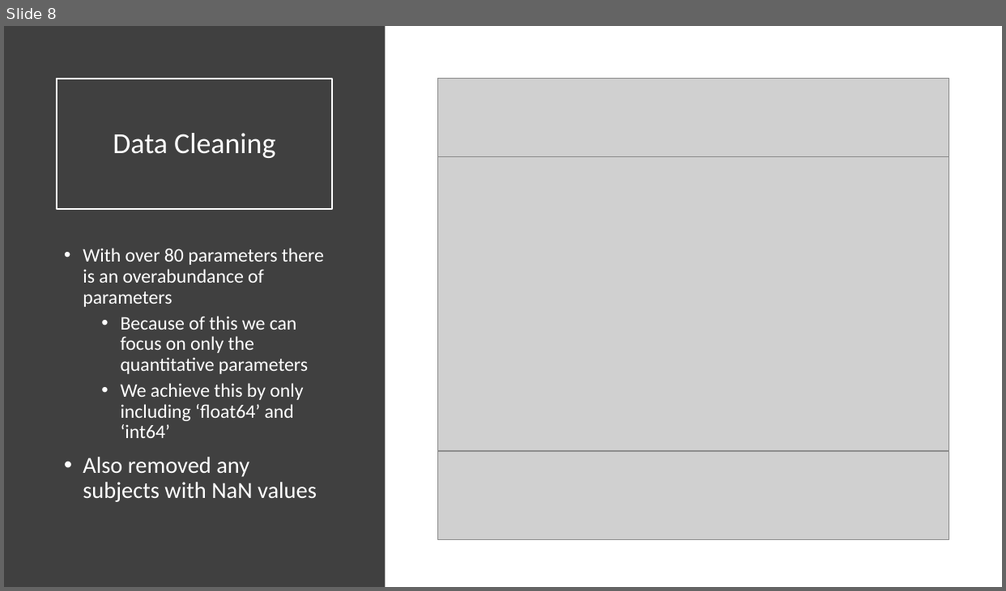
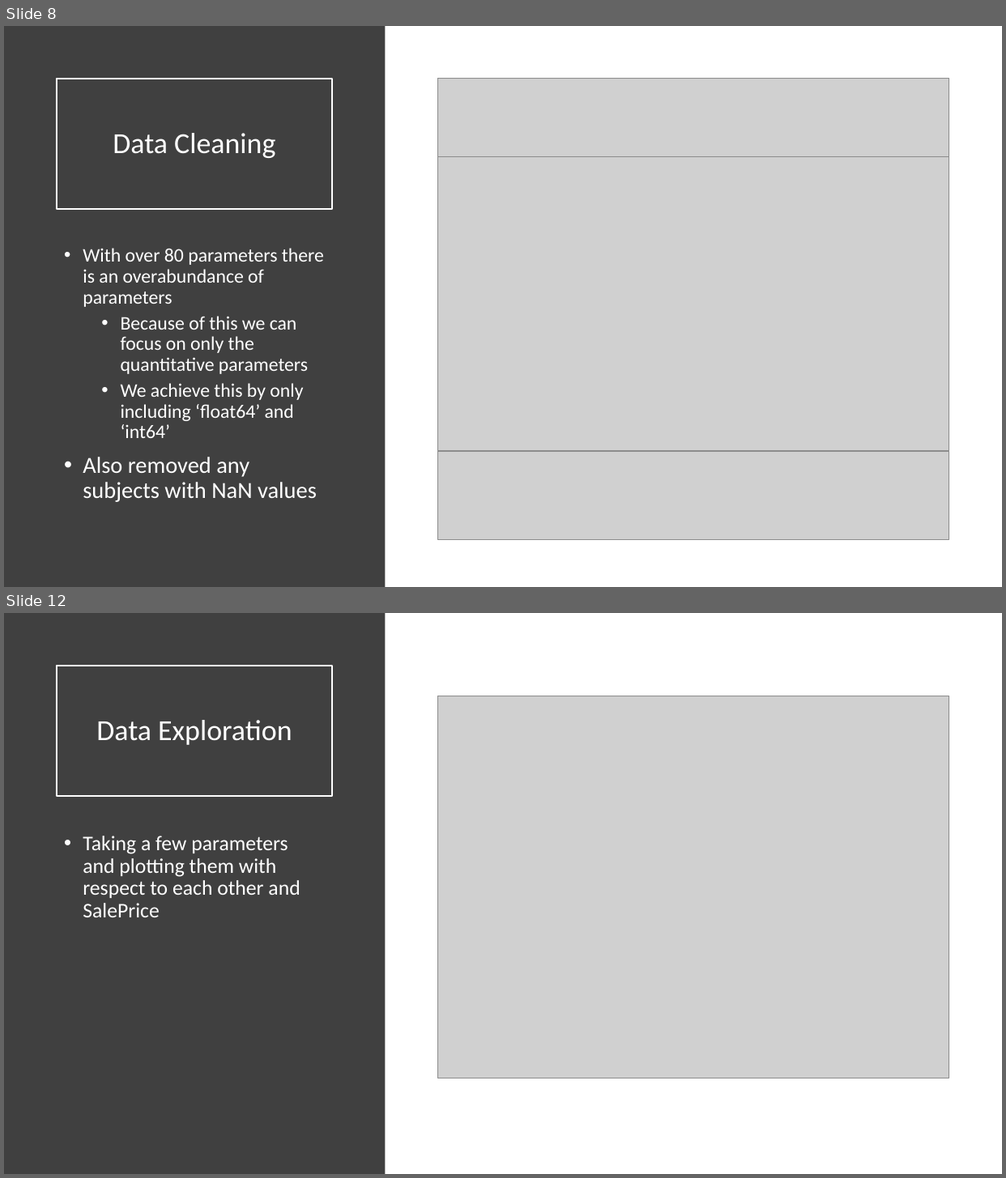
Before and after one commit to backmuda/BDA_511_Duff_Carter, a slide deck: Presentation.pptx. Shown one above the other, each under a label of ours: slide 8 before the commit, slides 8 and 12 after it; the slides between them are not shown. The pictures are 1006x591 and 1006x1178 pixels, drawn with LibreOffice and Linux fonts; fonts in the diff are those of the drawing; grey boxes stand for pictures. Boxes give left, top, right and bottom in pixels: in the first picture for what was removed or moved away, otherwise in the second. Text is boxed around its words. In the diff, an @@ line names an element or a change of style, - is before the commit and + after.

```diff
--- a/Presentation.pptx
+++ b/Presentation.pptx
@@ slide 12 added at (4,613,1002,1174), background #FFFFFF @@
@@ rectangle added at (4,613,385,1174), fill #404040 @@
@@ title added at (57,666,332,796), outline #FFFFFF 1.5 pt, 28 pt, text #FFFFFF @@
+Data Exploration
@@ picture added at (437,696,949,1079) @@
@@ text added at (83,836,300,918), 20 pt, text #FFFFFF @@
+• Taking a few parameters and plotting them with respect to each other and SalePrice
```
Also in this commit, not shown: 2 slides changed, 1 other slide added.
